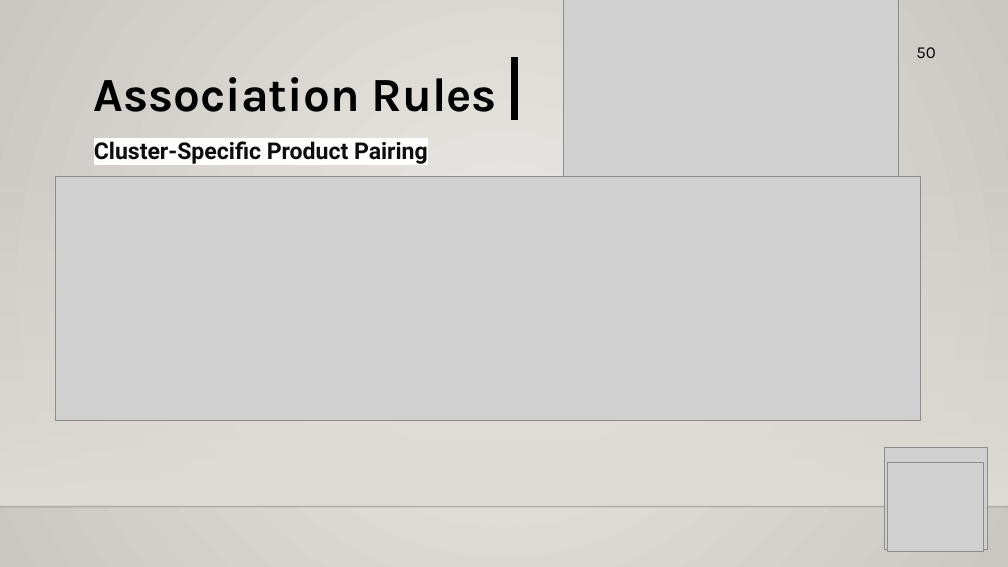
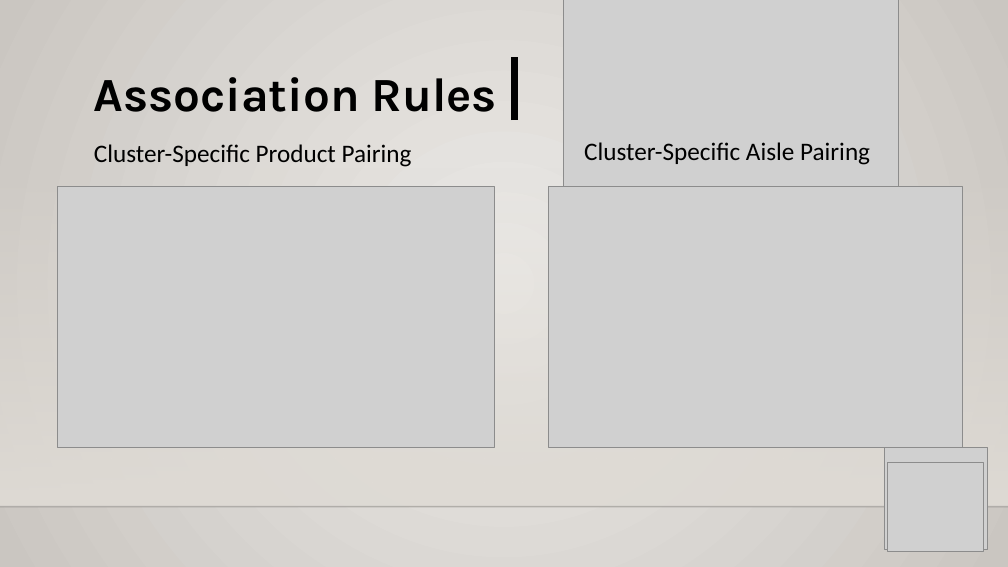
Before and after one commit to bharath21gaju/GroceryItems_Recommender, a slide deck: slide 14 of MidTerm_USML.pptx (slide 23 before the commit). Drawn at 1008x567 pixels with LibreOffice and Linux fonts; fonts in the diff are those of the drawing; grey boxes stand for pictures; background and template pictures are left out. Boxes give left, top, right and bottom in pixels: in the first picture for what was removed or moved away, otherwise in the second. Text is boxed around its words. In the diff, an @@ line names an element or a change of style, - is before the commit and + after.

```diff
--- a/MidTerm_USML.pptx
+++ b/MidTerm_USML.pptx
@@ text removed at (916,47,935,58) @@
-50
@@ text "Cluster-Specific Product Pairing" at (94,144,412,167): size 16.5 to 18 pt, font Roboto to Calibri, text colour #0D0D0D to #000000, highlight #FFFFFF to none, bold off @@
@@ text added at (584,142,870,165), 18 pt, text #000000 @@
+Cluster-Specific Aisle Pairing
@@ picture: place and size @@
-picture at (55,176,920,420)
+picture at (57,186,494,447)
@@ picture added at (548,186,962,447) @@
```
Also in this commit, not shown: 13 other slides changed, 1 slide added, 12 slides removed.
